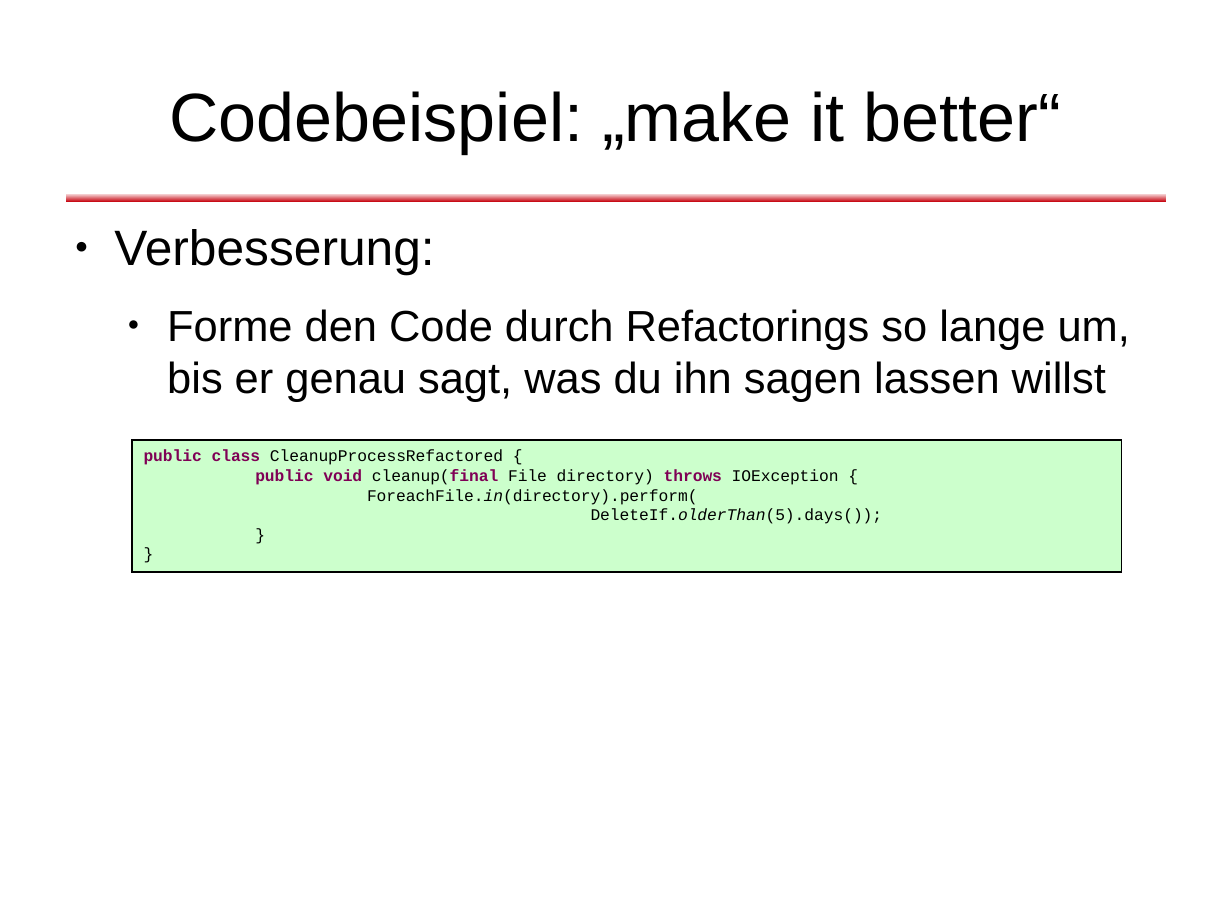
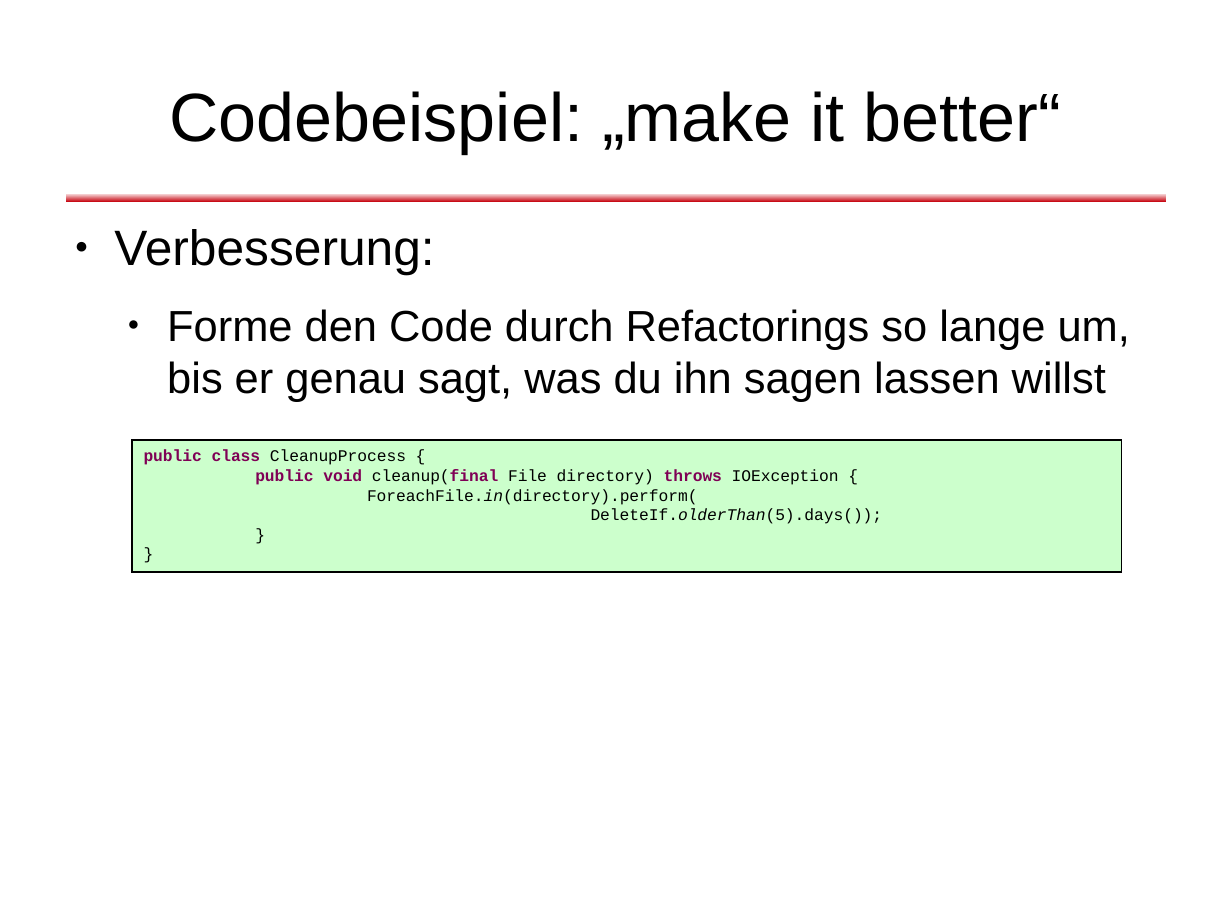
Before and after one commit to dlindner/vorlesung-se2-dhbw, a slide deck: slide 12 of added_2010/Refactoring (2010).odp. Drawn at 1232x924 pixels with LibreOffice and Linux fonts; fonts in the diff are those of the drawing; background and template pictures are left out. Boxes give left, top, right and bottom in pixels: in the first picture for what was removed or moved away, otherwise in the second. Text is boxed around its words. In the diff, an @@ line names an element or a change of style, - is before the commit and + after.

Commit message:
Fixed class name

```diff
--- a/added_2010/Refactoring (2010).odp
+++ b/added_2010/Refactoring (2010).odp
@@ text in rectangle at [144,449,406,465]: text changed @@
-public class CleanupProcessRefactored {
+public class CleanupProcess {
```
Also in this commit, not shown: 1 other slide changed.
